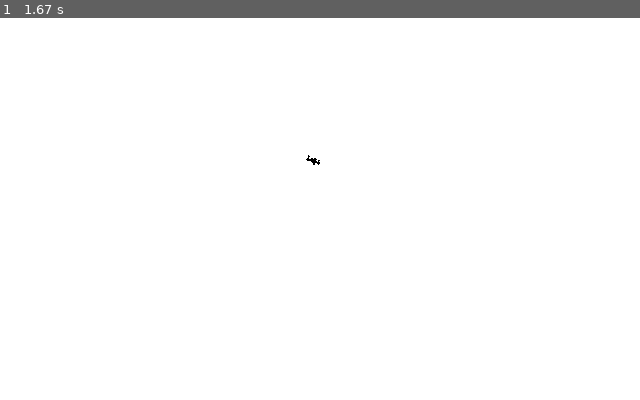
Above: before the commit, frame 1.
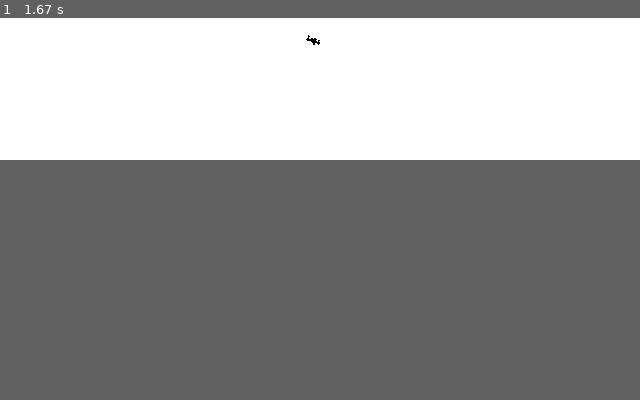
Above: after the commit, the same moment.

Repository: feihong/pygame-quickstart
Game: pygame game, started from walker.py
Two runs of this game, one before a commit and one after it. Both use one fixed random seed, a clock stepped at 60 frames per second and the inputs below.
Inputs:
- Up to frame 1 (1.67 s): no input
In our replay, the window is 640x480 before the commit and 640x240 after it. These sizes can differ from the game's own. Grey fills any space a smaller window leaves; there, only what the larger window draws over its background counts as a difference.

The runs differ from the first frame. In frame 1, less than 0.1% of the frame differs, in the area x 47-50%, y 4-39%.

Commit message:
Add a p5 compatibility library

Diff:
--- /dev/null
+++ b/p5.py
@@ -0,0 +1,89 @@
+import pygame
+
+# Global variables
+screen = None
+stroke_color = (0, 0, 0)
+stroke_width = 0
+fill_color = (0, 0, 0)
+_width, _height = (100, 100)
+
+def createCanvas(w, h):
+  global screen, _width, _height
+  _width = w
+  _height = h
+  screen = pygame.display.set_mode((_width, _height))
+
+def width():
+  return _width
+
+def height():
+  return _height
+
+def background(*args):
+  if len(args) == 1:
+    args = args * 3
+  screen.fill(args)
+
+def stroke(*args):
+  global stroke_color
+  if len(args) == 1:
+    args = args * 3
+  stroke_color = args
+
+def strokeWidth(value):
+  global stroke_width
+  stroke_width = value
+
+def fill(*args):
+  global fill_color
+  if len(args) == 1:
+    args = args * 3
+  fill_color = args
+
+def point(x, y):
+  screen.lock()
+  screen.set_at((x, y), stroke_color)
+  screen.unlock()
+
+def rect(x, y, w, h):
+  pygame.draw.rect(screen, fill_color, (x, y, w, h), stroke_width)
+
+def constrain(v, min, max):
+  if v < min:
+    return min
+  elif v > max:
+    return max
+  else:
+    return v
+
+def not_implemented_function(message):
+  def result(*args):
+    raise NotImplementedError(message)
+  return result
+
+floor = not_implemented_function('Use math.floor instead')
+
+def run(title: str, setup, draw) -> None:
+  global screen
+
+  pygame.init()
+  pygame.display.set_caption(title)
+  clock = pygame.time.Clock()
+
+  setup()
+
+  if screen is None:
+    screen = pygame.display.set_mode((_width, _height))
+
+  running = True
+  while running:
+    for event in pygame.event.get():
+      if event.type == pygame.QUIT:
+        running = False
+
+    draw()
+
+    clock.tick(60)
+    pygame.display.flip()
+
+  pygame.quit()
--- a/walker.py
+++ b/walker.py
@@ -1,46 +1,40 @@
 import random
-import pygame
+from p5 import *
 
 class Walker:
-	def __init__(self):
-		width, height = screen.get_size()
-		self.x = width // 2
-		self.y = height // 2
+  def __init__(self):
+    self.x = width() // 2
+    self.y = height() // 2
+    print(width, height)
 
-	def draw(self):
-		color = (0, 0, 0)
-		screen.lock()
-		screen.set_at((self.x, self.y), color)
-		screen.unlock()
+  def show(self):
+    stroke(0)
+    point(self.x, self.y)
 
-	def step(self):
-		choice = random.randint(0, 3)
-		if choice == 0:
-			self.x += 1
-		elif choice == 1:
-			self.x -= 1
-		elif choice == 2:
-			self.y += 1
-		else:
-			self.y -= 1
+  def step(self):
+    choice = random.randint(0, 3)
+    if choice == 0:
+      self.x += 1
+    elif choice == 1:
+      self.x -= 1
+    elif choice == 2:
+      self.y += 1
+    else:
+      self.y -= 1
 
-pygame.init()
-pygame.display.set_caption('Random walker')
-clock = pygame.time.Clock()
-screen = pygame.display.set_mode((640, 480))
-screen.fill((255, 255, 255))
-walker = Walker()
+    self.x = constrain(self.x, 0, width())
+    self.y = constrain(self.y, 0, height())
 
-running = True
-while running:
-  for event in pygame.event.get():
-    if event.type == pygame.QUIT:
-      running = False
+walker = None
 
+def setup():
+	global walker
+	createCanvas(640, 240)
+	walker = Walker()
+	background(255)
+
+def draw():
   walker.step()
-  walker.draw()
+  walker.show()
 
-  clock.tick(60)
-  pygame.display.flip()
-
-pygame.quit()
+run('Random walk traditional', setup, draw)
Not shown, changed: README.md
Not shown, added: .gitignore
